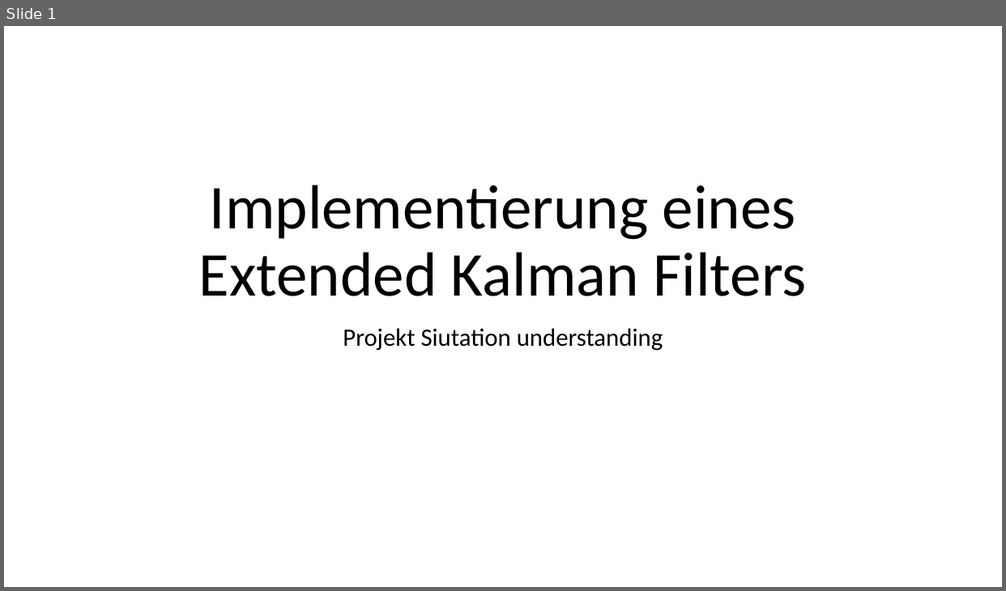
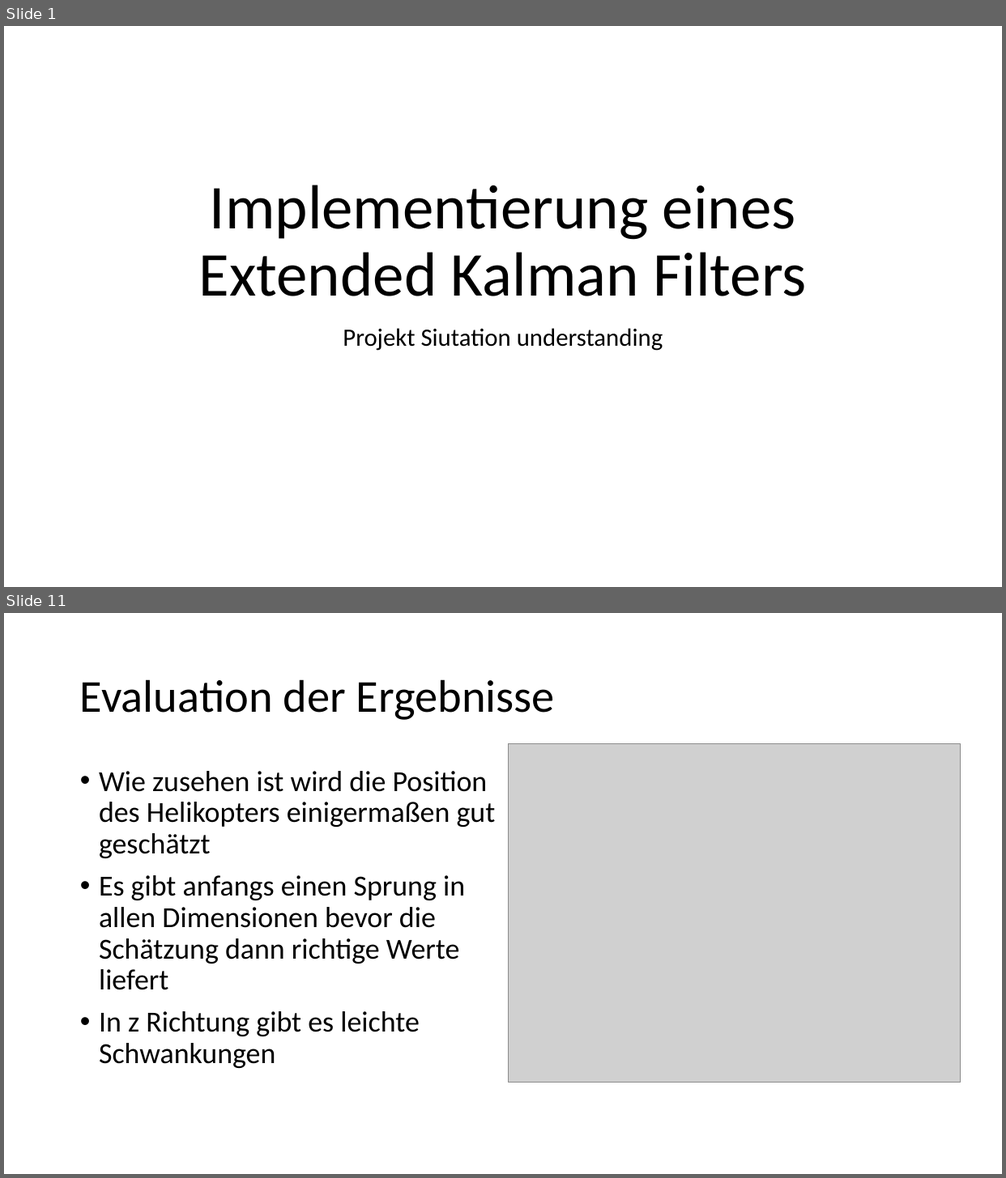
Before and after one commit to MrxPoopybutthole/situation, a slide deck: präsentation.pptx. Shown one above the other, each under a label of ours: slide 1 before the commit, slides 1 and 11 after it; the slides between them are not shown. The pictures are 1006x591 and 1006x1178 pixels, drawn with LibreOffice and Linux fonts; fonts in the diff are those of the drawing; grey boxes stand for pictures. Boxes give left, top, right and bottom in pixels: in the first picture for what was removed or moved away, otherwise in the second. Text is boxed around its words. In the diff, an @@ line names an element or a change of style, - is before the commit and + after.

```diff
--- a/präsentation.pptx
+++ b/präsentation.pptx
@@ slide 11 added at (x1=4, y1=613, x2=1002, y2=1174), background #FFFFFF @@
@@ title added at (x1=80, y1=679, x2=555, y2=720), 44 pt, text #000000 @@
+Evaluation der Ergebnisse
@@ picture added at (x1=509, y1=744, x2=961, y2=1082) @@
@@ text added at (x1=99, y1=771, x2=496, y2=1068), 28 pt, text #000000 @@
+• Wie zusehen ist wird die Position des Helikopters einigermaßen gut geschätzt
+• Es gibt anfangs einen Sprung in allen Dimensionen bevor die Schätzung dann richtige Werte liefert
+• In z Richtung gibt es leichte Schwankungen
```
Also in this commit, not shown: 3 slides changed, 7 other slides added, 4 slides removed, 29 other files.
